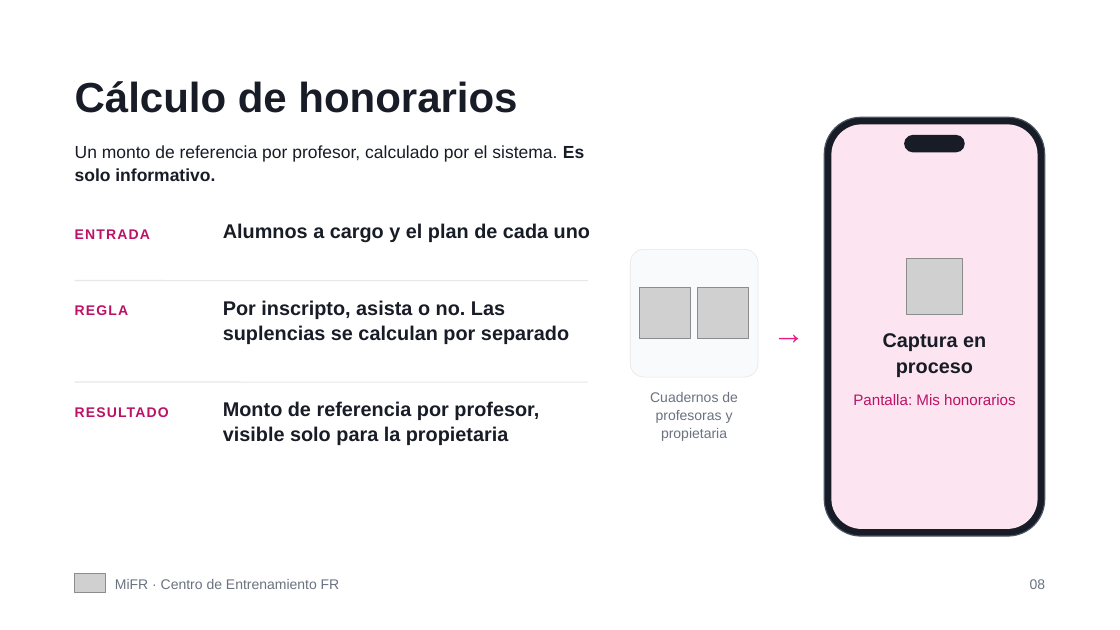
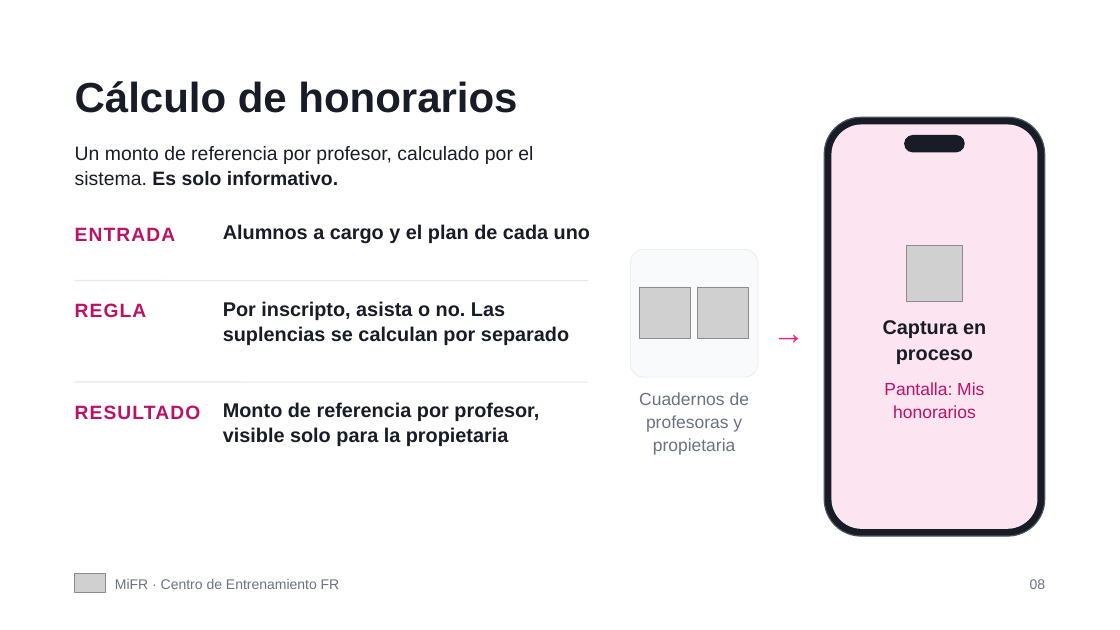
Before and after one commit to centro-fr/MiFR, a slide deck: slide 9 of presentacion/MiFR · Centro de Entrenamiento FR.pptx. Drawn at 1120x630 pixels with LibreOffice and Linux fonts; fonts in the diff are those of the drawing; grey boxes stand for pictures. Boxes give left, top, right and bottom in pixels: in the first picture for what was removed or moved away, otherwise in the second. Text is boxed around its words. In the diff, an @@ line names an element or a change of style, - is before the commit and + after.

```diff
--- a/presentacion/MiFR · Centro de Entrenamiento FR.pptx
+++ b/presentacion/MiFR · Centro de Entrenamiento FR.pptx
@@ text "Un monto de referencia por ..." at <box>75,146,533,185</box>: size 15 to 16.6 pt; line spacing 19.5pt to 21.6pt @@
@@ picture: place and size @@
-picture at <box>907,259,963,315</box>
+picture at <box>907,245,963,302</box>
@@ text "Captura en proceso": place and size @@
-text "Captura en proceso" at <box>883,333,986,377</box>
+text "Captura en proceso" at <box>883,320,986,364</box>
@@ text "Cuadernos de profesoras y propietaria" at <box>639,392,749,455</box>: size 12 to 15 pt; line spacing 15.6pt to 19.5pt @@
@@ text "Pantalla: Mis honorarios": place and size @@
-text "Pantalla: Mis honorarios" at <box>853,394,1016,405</box>
+text "Pantalla: Mis honorarios" at <box>884,382,984,418</box>
@@ text "Pantalla: Mis honorarios" at <box>884,382,984,418</box>: size 13 to 15 pt; line spacing 16.9pt to 19.5pt @@
@@ size 12 to 16.5 pt; line spacing 16.8pt to 23.1pt in 3 elements at <box>75,227,176,241</box>, <box>75,303,147,317</box>, <box>75,405,201,419</box> @@
```
Also in this commit, not shown: 12 other slides changed, 1 slide added.
